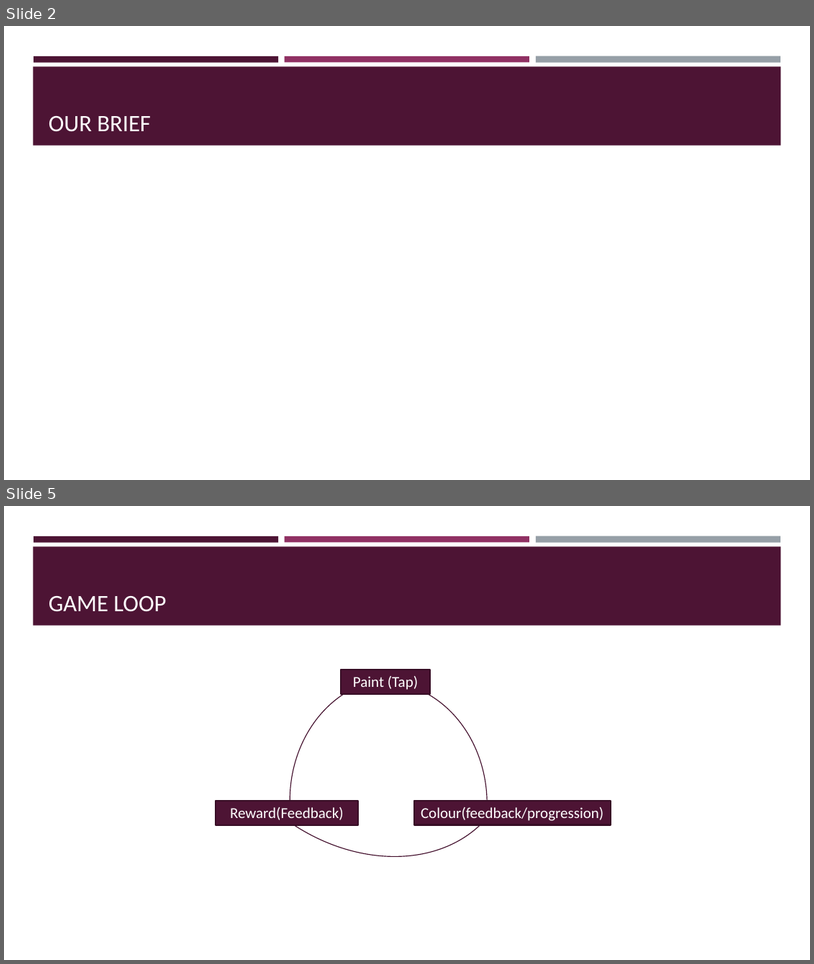
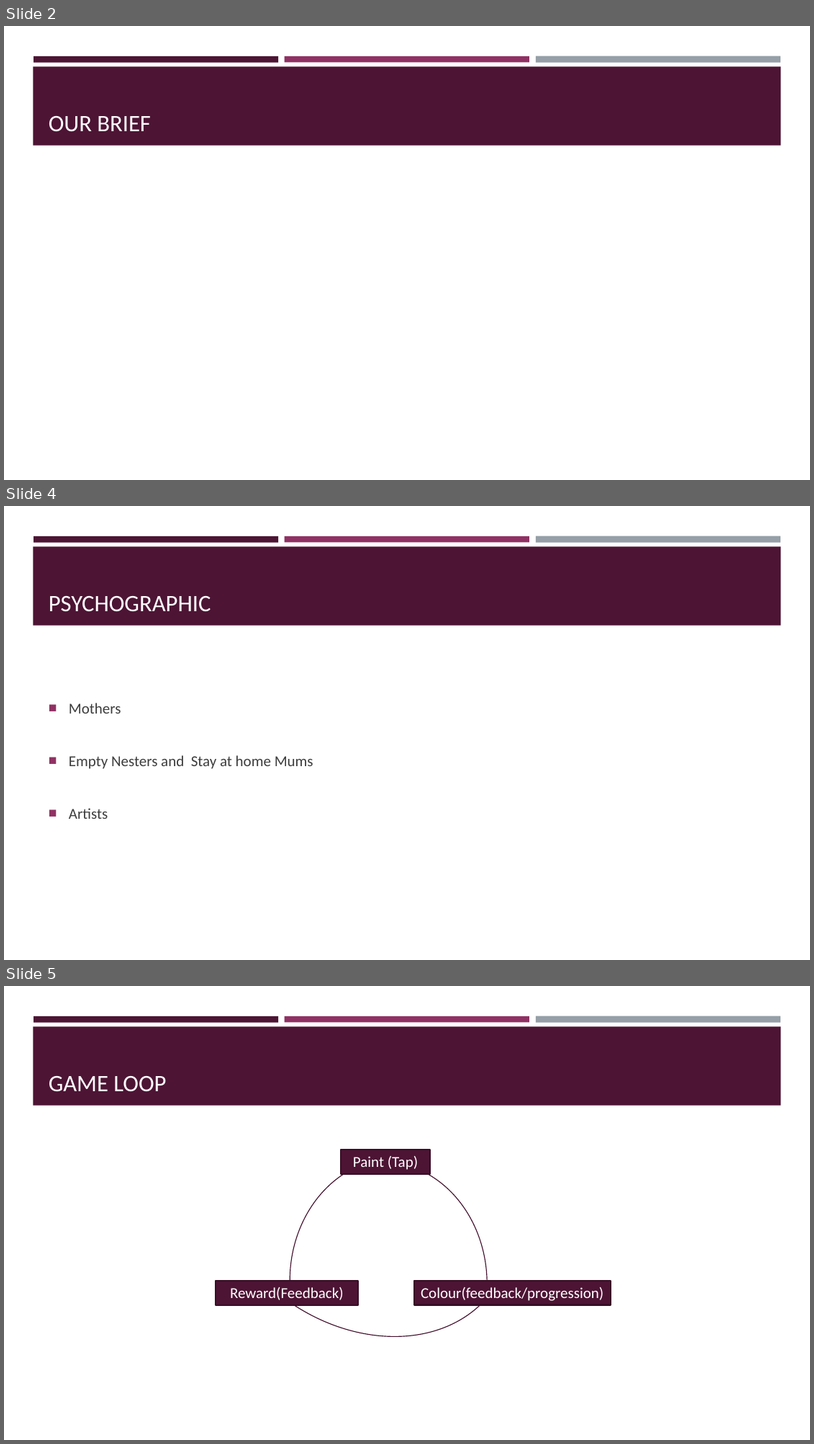
Before and after one commit to UoSGroupProjects1718/level-6-level-6-group-6, a slide deck: Presentations/Presentation1.pptx. Shown one above the other, each under a label of ours: slides 2 and 5 before the commit, slides 2, 4 and 5 after it; the slides between them are not shown. The pictures are 814x964 and 814x1444 pixels, drawn with LibreOffice and Linux fonts; fonts in the diff are those of the drawing. Boxes give left, top, right and bottom in pixels: in the first picture for what was removed or moved away, otherwise in the second. Text is boxed around its words. In the diff, an @@ line names an element or a change of style, - is before the commit and + after.

```diff
--- a/Presentations/Presentation1.pptx
+++ b/Presentations/Presentation1.pptx
@@ slide 4 added at box(4, 506, 810, 960), background #FFFFFF; not listed: 4 template elements that a slide beside it also shows @@
@@ title added at box(49, 595, 211, 612), 28 pt, text #FFFFFF @@
+PSYCHOGRAPHIC
@@ text added at box(69, 703, 314, 818), 18 pt, text #3D3D3D @@
+■ Mothers
+■ Empty Nesters and Stay at home Mums
+■ Artists
```
Also in this commit, not shown: 3 slides changed, 1 other slide added, 2 slides removed.
